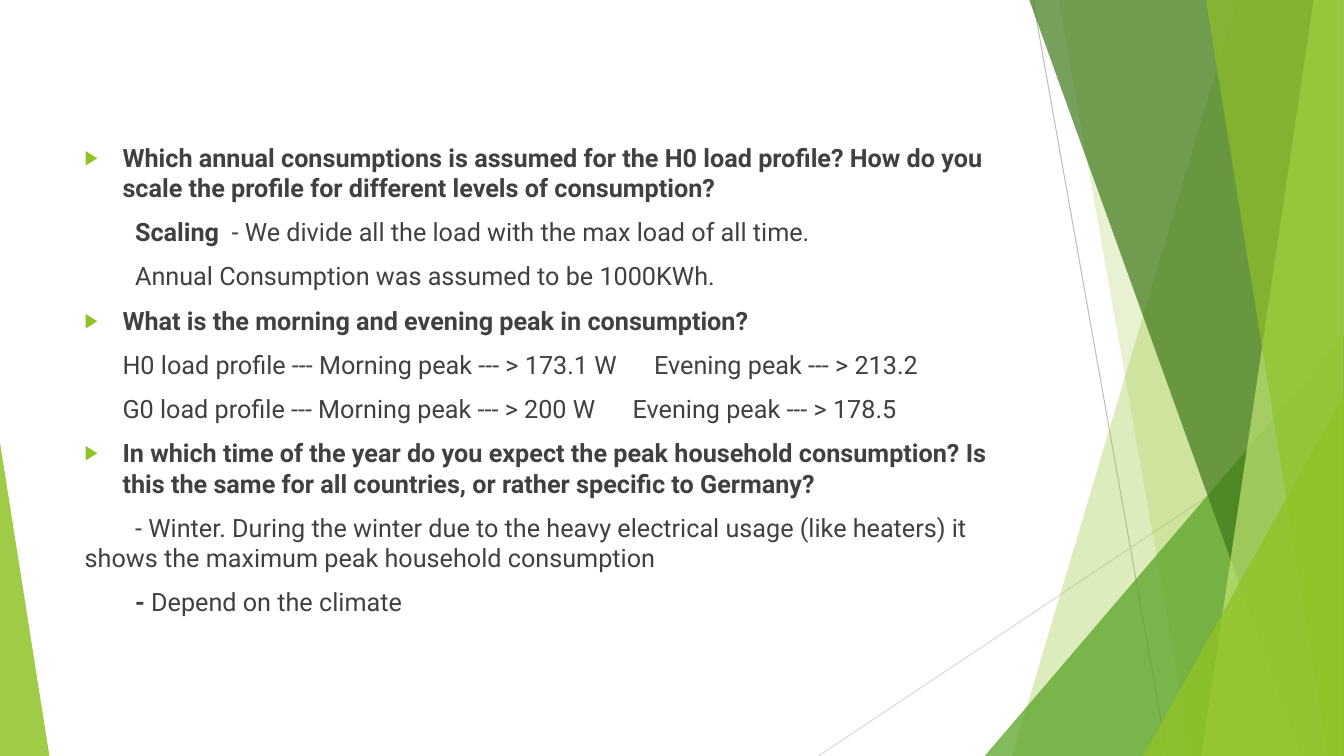
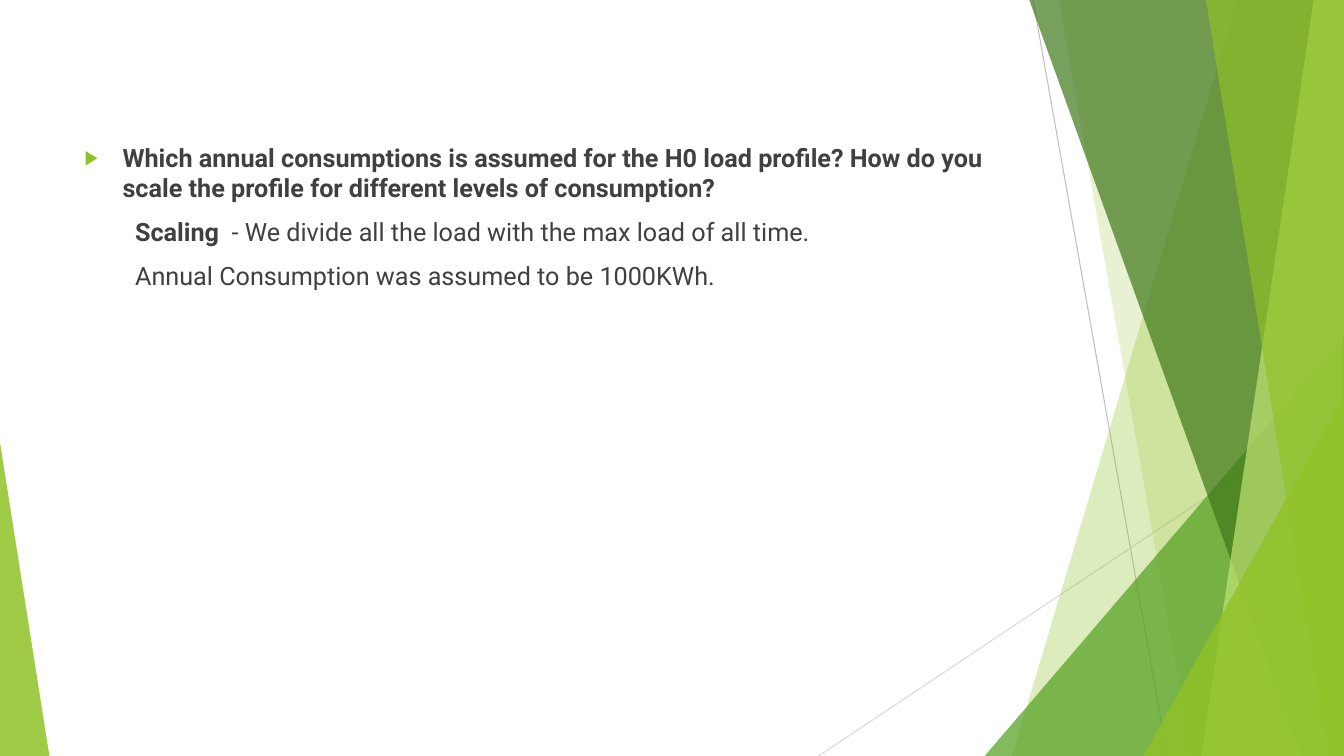
Before and after one commit to mridul2912/PSPlab22_1119250_Mridul, a slide deck: slide 13 of Eut-Project.pptx. Drawn at 1344x756 pixels with LibreOffice and Linux fonts; fonts in the diff are those of the drawing. Boxes give left, top, right and bottom in pixels: in the first picture for what was removed or moved away, otherwise in the second. Text is boxed around its words. In the diff, an @@ line names an element or a change of style, - is before the commit and + after.

Commit message:
ppt
ppt

```diff
--- a/Eut-Project.pptx
+++ b/Eut-Project.pptx
@@ text at <box>85,311,986,616</box>: paragraphs removed @@
-▶ What is the morning and evening peak in consumption?
-H0 load profile --- Morning peak --- > 173.1 W Evening peak --- > 213.2
-G0 load profile --- Morning peak --- > 200 W Evening peak --- > 178.5
-▶ In which time of the year do you expect the peak household consumption? Is this the same for all countries, or rather specific to Germany?
-- Winter. During the winter due to the heavy electrical usage (like heaters) it shows the maximum peak household consumption
-- Depend on the climate
```
Also in this commit, not shown: 5 slides added.
